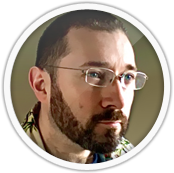
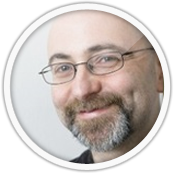
The second 174px x 173px image is a revision of the first. Changes to its layers:
added layer "Layer 17" in group "User 1" over left=10, top=9, right=163, bottom=164
